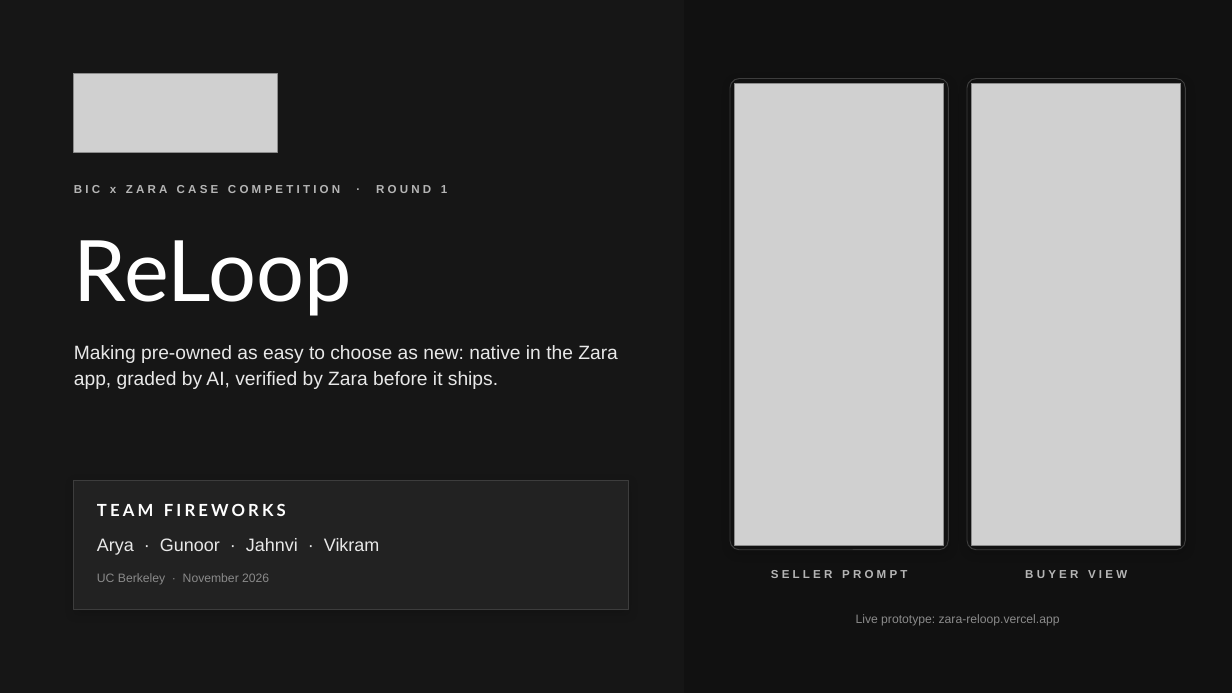
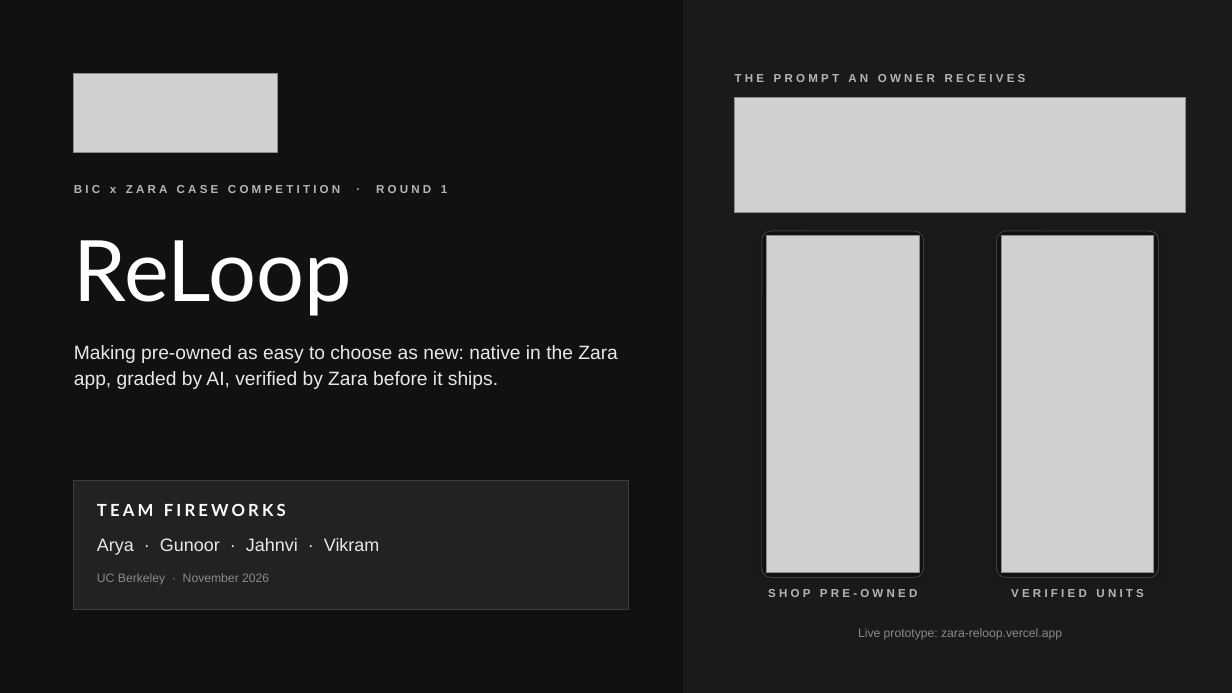
Before and after one commit to aryaKanna09/sparta-state-engine, a slide deck: slide 1 of zara-case-mockup/deck/ZARA_ReLoop_Deck.pptx. Drawn at 1232x693 pixels with LibreOffice and Linux fonts; fonts in the diff are those of the drawing; grey boxes stand for pictures. Boxes give left, top, right and bottom in pixels: in the first picture for what was removed or moved away, otherwise in the second. Text is boxed around its words. In the diff, an @@ line names an element or a change of style, - is before the commit and + after.

```diff
--- a/zara-case-mockup/deck/ZARA_ReLoop_Deck.pptx
+++ b/zara-case-mockup/deck/ZARA_ReLoop_Deck.pptx
@@ rectangle resized from (x1=0, y1=0, x2=684, y2=693) to (x1=684, y1=0, x2=1232, y2=693) @@
@@ rectangle at (x1=684, y1=0, x2=1232, y2=693): fill #161616 to #1A1A1A; outline #161616 1 pt to #1A1A1A 1 pt @@
@@ rounded rectangle removed at (x1=730, y1=79, x2=948, y2=550) @@
@@ picture removed at (x1=735, y1=83, x2=944, y2=545) @@
@@ text added at (x1=735, y1=74, x2=1026, y2=82), 9 pt, text #B5B5B5, bold @@
+THE PROMPT AN OWNER RECEIVES
@@ picture added at (x1=735, y1=97, x2=1186, y2=213) @@
@@ rounded rectangle resized from (x1=968, y1=79, x2=1186, y2=550) to (x1=762, y1=231, x2=923, y2=578) @@
@@ rounded rectangle at (x1=762, y1=231, x2=923, y2=578): proportions changed @@
@@ picture added at (x1=766, y1=236, x2=919, y2=573) @@
@@ rounded rectangle added at (x1=997, y1=231, x2=1159, y2=578), fill #111111, outline #3D3D3D 0.75 pt @@
@@ picture resized from (x1=972, y1=83, x2=1181, y2=545) to (x1=1002, y1=236, x2=1154, y2=573) @@
@@ text added at (x1=768, y1=589, x2=918, y2=597), 9 pt, text #B5B5B5, bold @@
+SHOP PRE-OWNED
@@ text removed at (x1=771, y1=570, x2=907, y2=578) @@
-SELLER PROMPT
@@ text added at (x1=1011, y1=589, x2=1143, y2=597), 9 pt, text #B5B5B5, bold @@
+VERIFIED UNITS
@@ text removed at (x1=1025, y1=570, x2=1127, y2=578) @@
-BUYER VIEW
@@ text "Live prototype: zara-reloop.vercel.app" moved from (x1=856, y1=614, x2=1060, y2=626) to (x1=858, y1=628, x2=1062, y2=640) @@
```
Also in this commit, not shown: 17 other slides changed, 3 other files.
